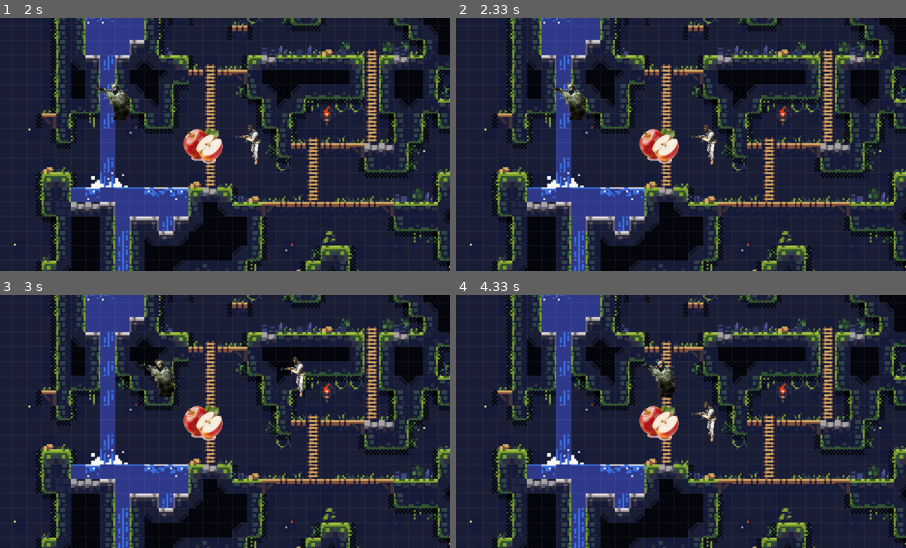
Above: before the commit, frames 1-4 (two rows, left to right).
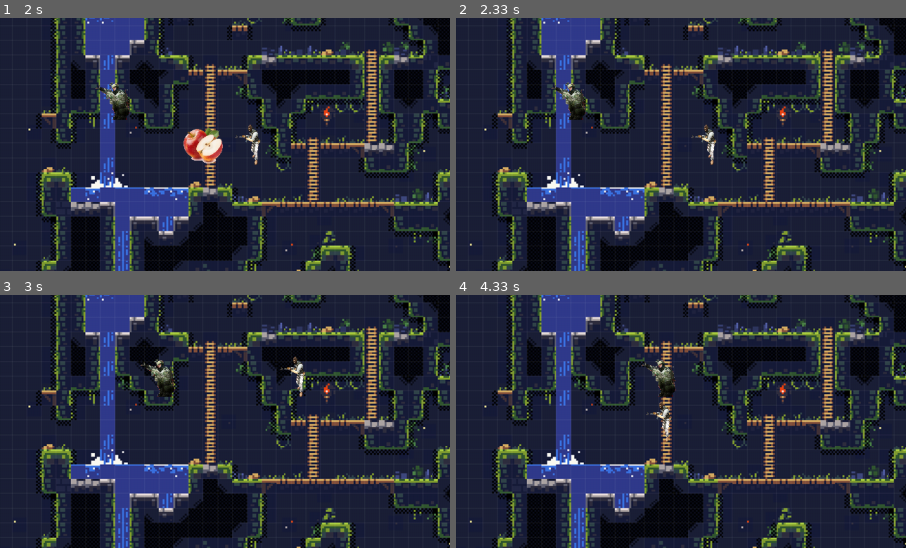
Above: after the commit, the same moments.

Repository: cse442-at-ub/s24semesterproject-we-love-the-company
Game: pygame game, started from src/game/game.py
Two runs of this game, one before a commit and one after it. Both use one fixed random seed, a clock stepped at 60 frames per second and the inputs below.
Inputs (mouse positions are % of the whole screen's width and height, from its top left):
- Up to frame 1 (2 s): press the mouse at (82, 47) at 0.37 s; move the mouse to (66, 52) at 0.47 s; release the mouse at (50, 57) at 0.6 s; click "Play" at 1.22 s; hold Tab 1.5-1.97 s; hold Up 1.5-1.97 s
- Up to frame 2 (2.33 s): press the mouse at (23, 40) at 2.03 s; move the mouse to (26, 37) at 2.13 s; release the mouse at (29, 34) at 2.27 s
- Up to frame 3 (3 s): hold Up 2.33-2.63 s; hold Right from 2.67 s (still down)
- Up to frame 4 (4.33 s): release Right at 3.13 s; hold Left 3.17-3.7 s; hold Down 3.73-4.03 s; hold Left from 4.07 s (still down)
The pictures show only the part of the screen within x 0-50%, y 15-65%; the shares and areas given below are measured in that part.

Frame 1 is identical in both runs. In frame 2, 1.0% of the frame differs, in the area x 40-50%, y 43-58%; in frame 3, 1.0%; in frame 4, 1.2%, in the area x 40-58%, y 41-59%.

Commit message:
Update grid_game.py
update about how to pick up the item

Diff:
--- a/src/game/grid_game.py
+++ b/src/game/grid_game.py
@@ -95,11 +95,35 @@
 
     def onMousePress(self, gamestate, pos, button, touch):
         # Implement interactions based on mouse press
-        pass
+        pos = pygame.mouse.get_pos()
+        button = pygame.mouse.get_pressed()
+
+        if any(button):
+           pos_x = pos[0]
+           pos_y = pos[1]
+           pos_player_x = self.player.position[0]
+           pos_player_y = self.player.position[1]
+
+           if pos_x<320 and pos_x>260 and pos_y<320 and pos_y>260 and pos_player_x >=3 and pos_player_x<=5 and pos_player_y >=3 and pos_player_y<=5 :
+               self.grid.remove_at_location(4,4)
+
+           if pos_x<252 and pos_x>199 and pos_y<631 and pos_y>586 and pos_player_x >=2 and pos_player_x<=4 and pos_player_y >=8 and pos_player_y<=10 :
+               self.grid.remove_at_location(3,9)
+
+           if pos_x<959 and pos_x>895 and pos_y<320 and pos_y>260 and pos_player_y >=3 and pos_player_y<=5 and pos_player_x >=13 and pos_player_x<=15 :
+               self.grid.remove_at_location(14,4)
+
+
 
 def onKeyPress(gamestate, key, mod, unicode, scancode):
     prevLoc = gamestate.scene.player.position
     moved = False
+
+    if (key == pygame.K_TAB):
+        backpack_image = AssetCache.get_image(os.path.join(gamestate.scene.path, "Assets", "backpack.png"))
+        backpack_image = pygame.transform.scale(backpack_image, gamestate.scene.screen.get_size())
+        gamestate.scene.screen.blit(backpack_image, (0, 0))
+        pygame.display.flip()
 
     if (key == pygame.K_TAB):
         backpack_image = AssetCache.get_image(os.path.join(gamestate.scene.path, "Assets", "backpack.png"))
